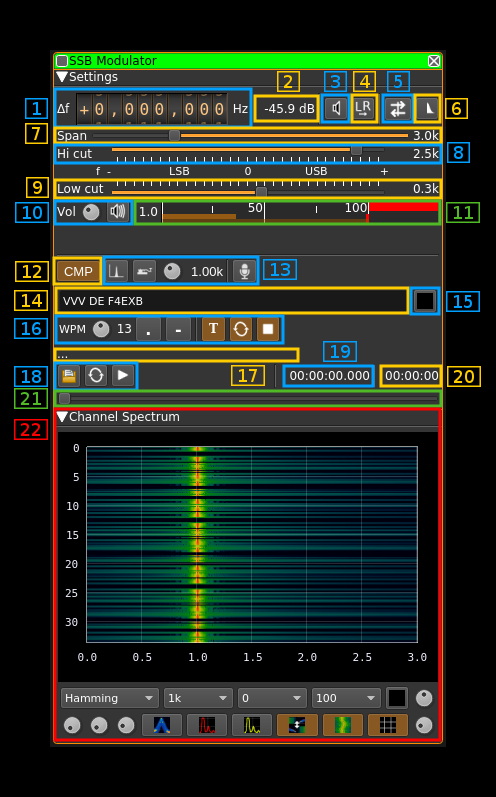
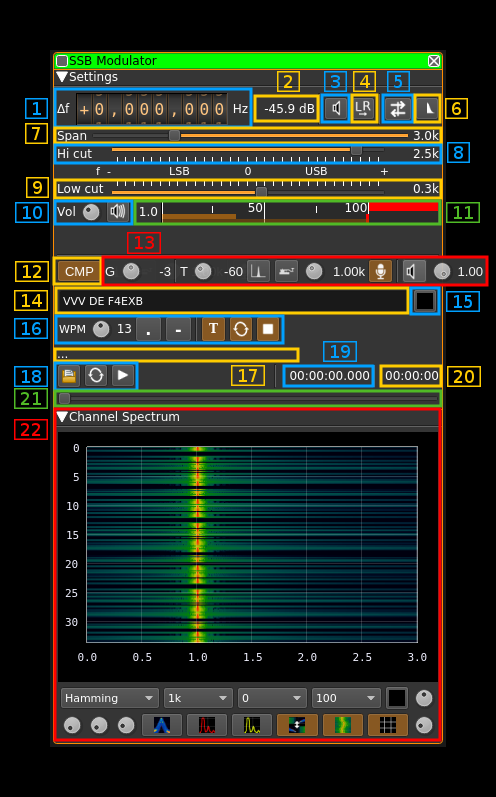
Revision of a layered 496x797 image; what changed, layer by layer:
painted on "13" over [127, 232, 297, 280]
painted on "Overlay_13" over [101, 255, 489, 287]
added layer "Pasted Layer" (96%) above "Pach_02" over [56, 257, 487, 285]
